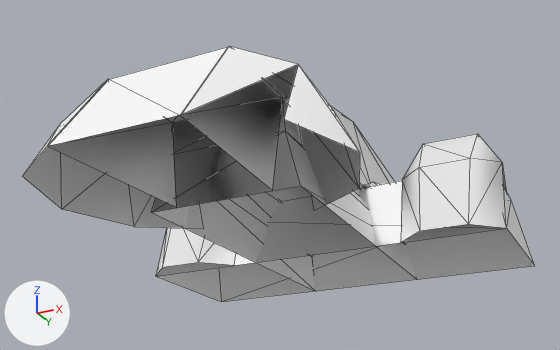
The OBJ model Assets/Art/Nova1492/GXConverted/Models/UnitParts/Bodies/datan_common_body35_trbn_d1bbed1d.obj as it was, and as the next commit left it.
Both versions are drawn from a 50 mm camera at (1.2, -2.6, -0.85) aimed at (-0.06, -0.08, 0.28). Lighting does not change. The marker at lower left points along +X, +Y and +Z. The picture after the commit comes second. Mesh edges are drawn as thin lines. Where no turn or scale is listed for an object, it has been applied to the vertices. Vertices at exactly the same position are counted once.

The first picture shows 'datan_common_body35_trbn_d1bbed1d'.
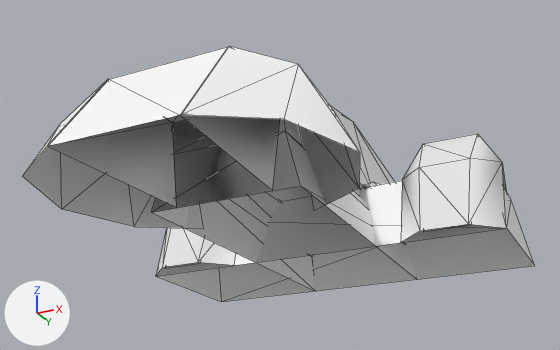
Location of each change, (x1, y1, x2, y2) in pixels of the pictures (560 x 350 px):
part 1 of me_datan_common_body35_trbn_d1bbed1d, added: after (182, 65, 298, 119)

Patch to the scene script:
```diff
--- a/Assets/Art/Nova1492/GXConverted/Models/UnitParts/Bodies/datan_common_body35_trbn_d1bbed1d.obj.py
+++ b/Assets/Art/Nova1492/GXConverted/Models/UnitParts/Bodies/datan_common_body35_trbn_d1bbed1d.obj.py
@@ me_datan_common_body35_trbn_d1bbed1d @@
 # used by ob_datan_common_body35_trbn_d1bbed1d; location = (0.0, 0.0, 0.0)
 # verts and faces of me_datan_common_body35_trbn_d1bbed1d; kept vertices keep their numbers, new ones are numbered from 117
 # before: 111 (0.42, -0.92, 0.22) at pixel (298, 64), 112 (0.43, -1.03, 0.0) at pixel (283, 119), 116 (0.21, -1.17, 0.0) at pixel (181, 114)
-me_datan_common_body35_trbn_d1bbed1d.from_pydata(...)  # 117 vertices, 141 faces; spans x -0.75..0.75, y -1.17..1.01, z 0.0..0.72
+me_datan_common_body35_trbn_d1bbed1d.from_pydata(...)  # 117 vertices, 142 faces; spans x -0.75..0.75, y -1.17..1.01, z 0.0..0.72
+# me_datan_common_body35_trbn_d1bbed1d part 1
+faces += [(111, 116, 112)]
 me_datan_common_body35_trbn_d1bbed1d.materials.append(mat_datan_common_body35_trbn_d1bbed1d)
```
